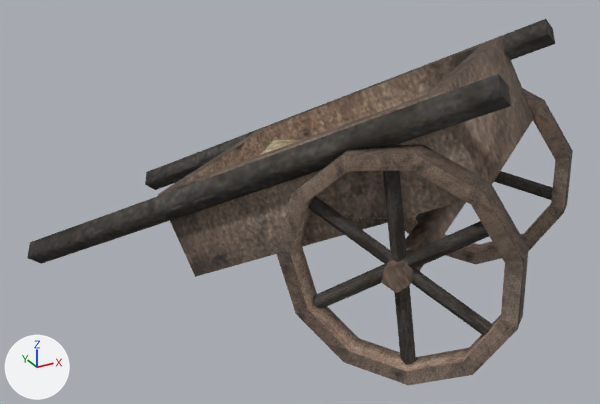
A saved change to the COLLADA model client/art/meshes/props/rome_farmstead_wood.dae.
The view is the same before and after, from a camera (50 mm lens) standing at (0.0729, -0.2124, 0.0937) and looking at (0.1529, -0.067, 0.021). Arrows for +X, +Y and +Z are at lower left; the lights stay in place. Where no turn or scale is listed for an object, it has been applied to the vertices.

Script lines for the objects in view, before the commit:
```python
me_farmstead__struct_000mesh = bpy.data.meshes.new('Farmstead__Struct_000Mesh')
me_farmstead__struct_000mesh.from_pydata(...)  # 193 vertices, 308 faces; spans x 0.0997..0.2096, y -0.1243..-0.0029, z 0.0001..0.0594
me_farmstead__struct_000mesh.materials.append(mat_20___default)  # picture img_rome_ram_png
ob_farmstead__struct_000 = bpy.data.objects.new('Farmstead__Struct_000', me_farmstead__struct_000mesh)
ob_farmstead__struct_000.location = (0.0, 0.0, 0.0)
```
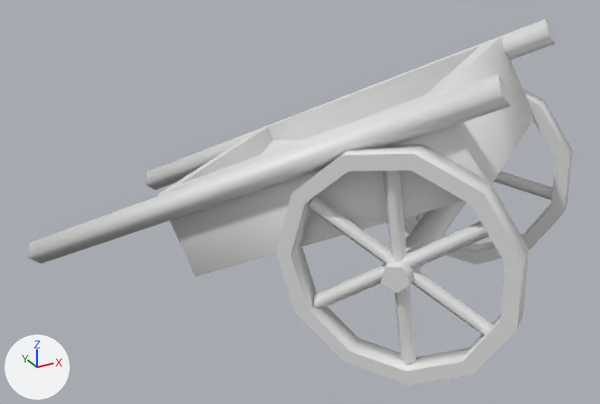
Pixel boxes [x1, y1, x2, y2] of what changed, in the pictures (600 x 404 px):
'Farmstead__Struct_000', recoloured: [27, 19, 573, 385] in both

What the commit changed:
me_farmstead__struct_000mesh has 193 vertices, 308 faces and spans x 0.0997..0.2096, y -0.1243..-0.0029, z 0.0001..0.0594.
me_farmstead__struct_000mesh no longer uses material mat_20___default (picture img_rome_ram_png).
